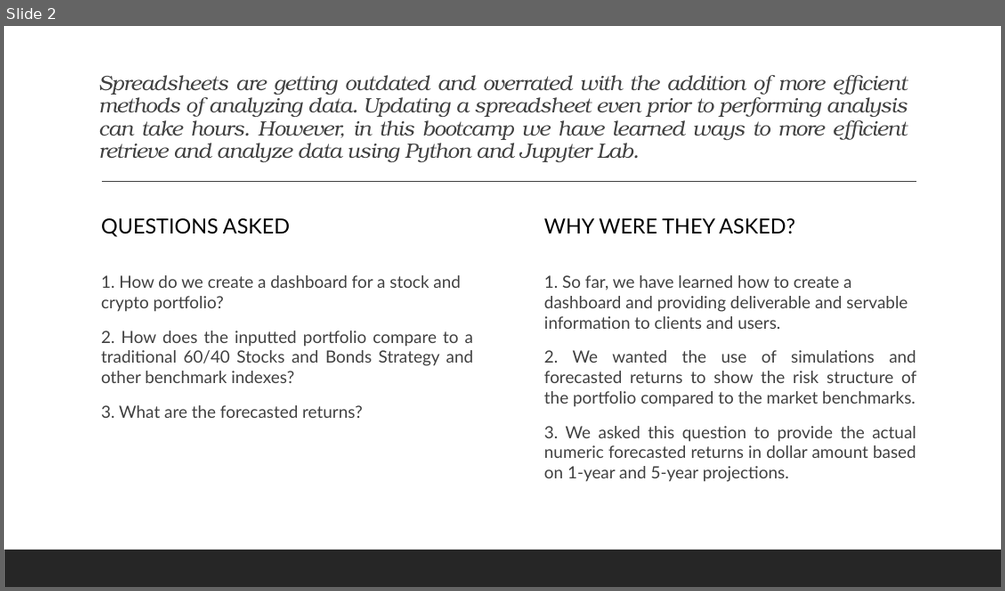
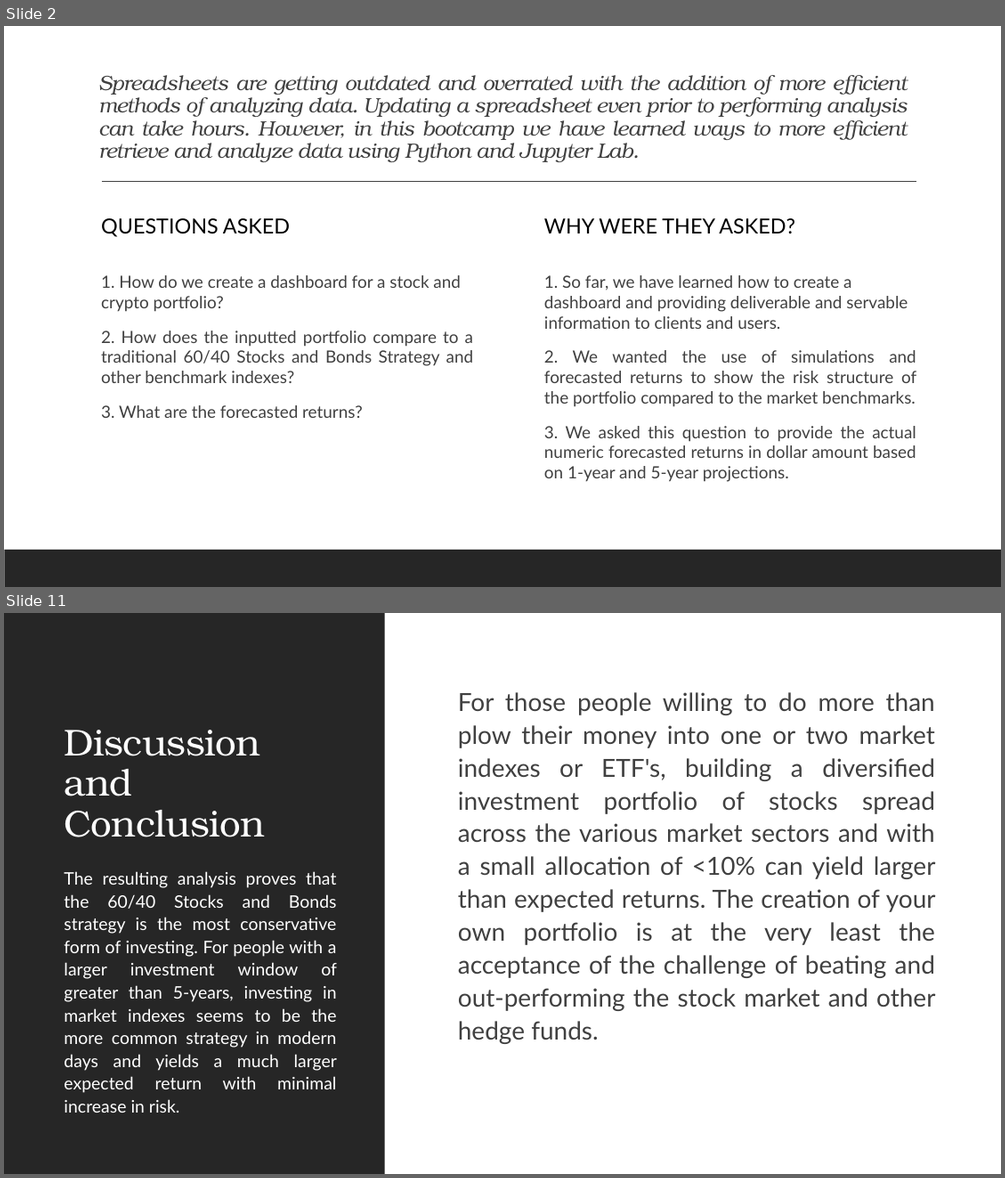
Before and after one commit to JordanCandido/Portfolio-Analysis-and-Monte-Carlo-Simulations, a slide deck: Project 1 ppt.pptx. Shown one above the other, each under a label of ours: slide 2 before the commit, slides 2 and 11 after it; the slides between them are not shown. The pictures are 1005x591 and 1005x1178 pixels, drawn with LibreOffice and Linux fonts; fonts in the diff are those of the drawing. Boxes give left, top, right and bottom in pixels: in the first picture for what was removed or moved away, otherwise in the second. Text is boxed around its words. In the diff, an @@ line names an element or a change of style, - is before the commit and + after.

```diff
--- a/Project 1 ppt.pptx
+++ b/Project 1 ppt.pptx
@@ slide 11 added at <box>4,613,1001,1174</box>, background #FFFFFF @@
@@ rectangle added at <box>4,613,385,1174</box>, fill #262626 @@
@@ text added at <box>458,692,936,1044</box>, 24 pt, text #404040 @@
+  For those people willing to do more than plow their money into one or two market indexes or ETF's, building a diversified investment portfolio of stocks spread across the various market sectors and with a small allocation of <10% can yield larger than expected returns. The creation of your own portfolio is at the very least the acceptance of the challenge of beating and out-performing the stock market and other hedge funds.
@@ title added at <box>64,730,265,837</box>, 36 pt, text #FFFFFF @@
+Discussion and Conclusion
@@ text added at <box>64,871,337,1112</box>, 16.6 pt, text #FFFFFF @@
+The resulting analysis proves that the 60/40 Stocks and Bonds strategy is the most conservative form of investing. For people with a larger investment window of greater than 5-years, investing in market indexes seems to be the more common strategy in modern days and yields a much larger expected return with minimal increase in risk.
```
Also in this commit, not shown: 2 slides changed, 7 other slides added.
